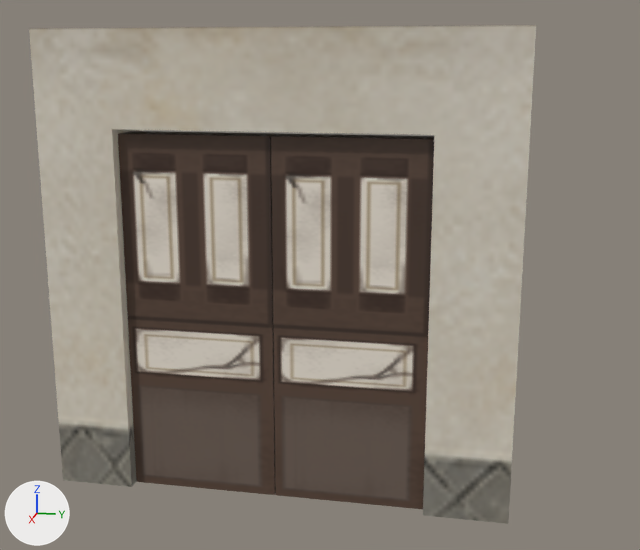
What one commit did to the FBX model Assets/Model/Environment/lvl 2 door.fbx.
Both versions are drawn from a 50 mm camera at (10.81, 2.67, 5.66) aimed at (0.0, 0.51, 2.96). Lighting does not change. The marker at lower left points along +X, +Y and +Z. The picture after the commit comes second.

Names of what the first picture shows: 'lvl 1 Door.001', 'lvl 1 Door.002', 'lvl 2 door'.
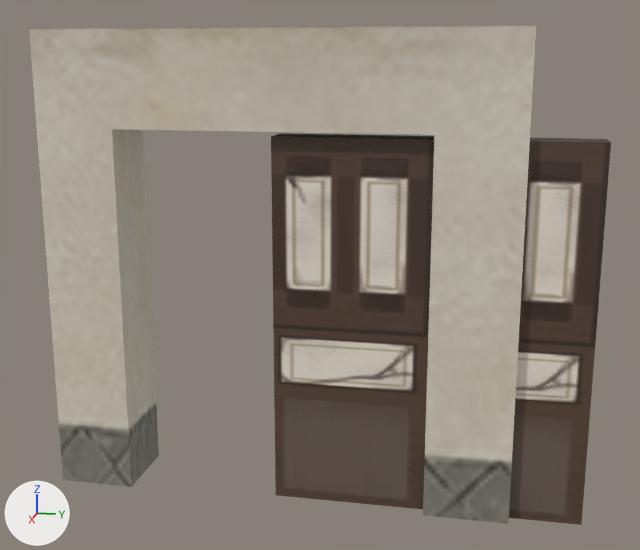
The edits, one by one:
Object 'lvl 1 Door.001' (ob_lvl_1_door_001) moves from (0.5, -1.98, 2.37) to (0.5, 1.95, 2.37).

Where the change shows, as pixel boxes (x1, y1, x2, y2) in the pictures (640 x 550 px):
'lvl 1 Door.001', moved
    before: (118, 131, 279, 495)
    after: (509, 138, 611, 525)
